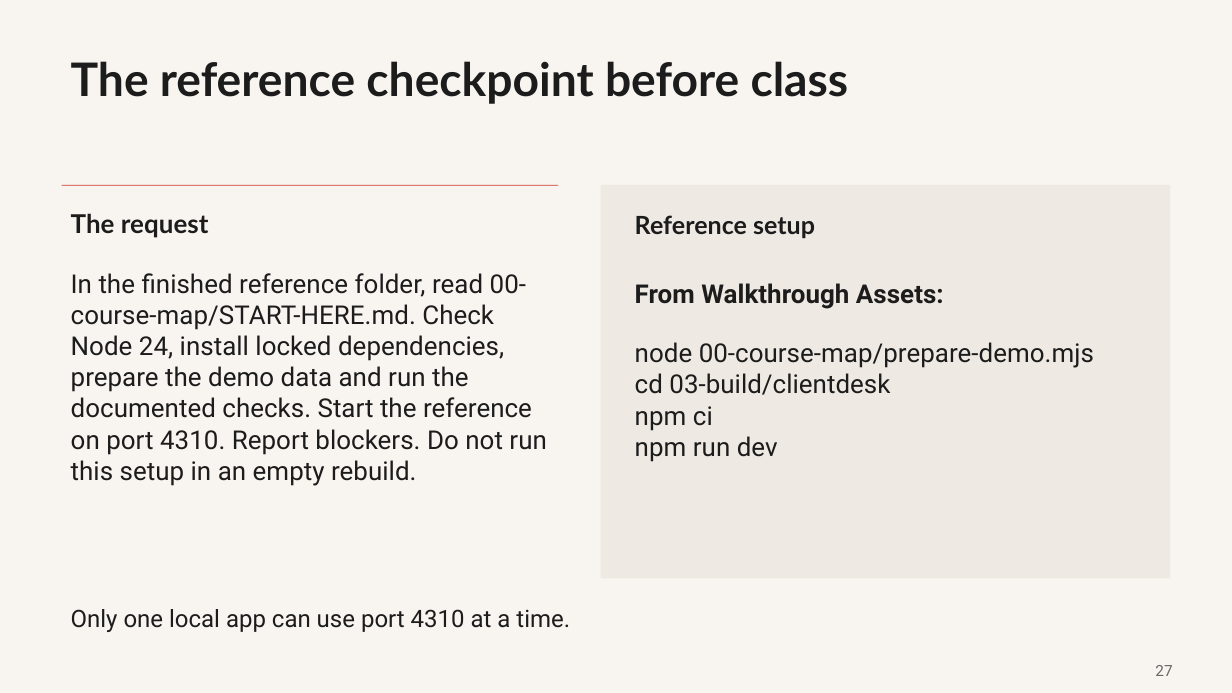
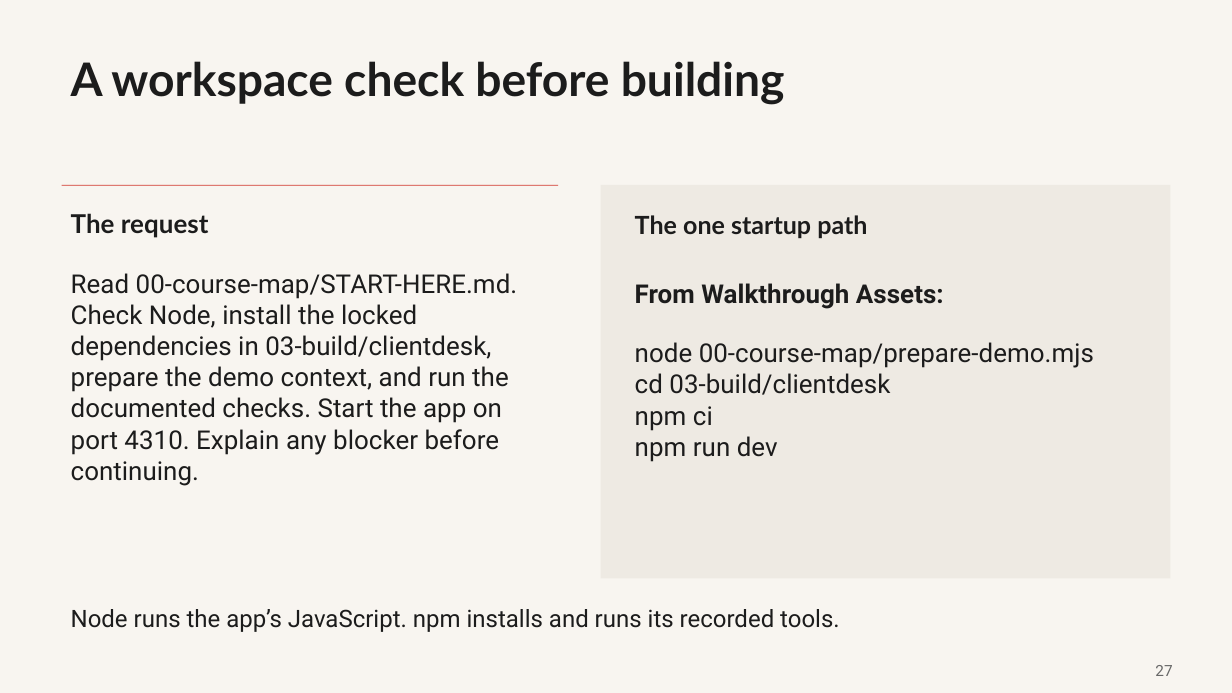
Before and after one commit to promptadvisers/claude-code-next-steps, a slide deck: slide 27 of slides/ClientDesk_Course_End_to_End.pptx. Drawn at 1232x693 pixels with LibreOffice and Linux fonts; fonts in the diff are those of the drawing. Boxes give left, top, right and bottom in pixels: in the first picture for what was removed or moved away, otherwise in the second. Text is boxed around its words. In the diff, an @@ line names an element or a change of style, - is before the commit and + after.

```diff
--- a/slides/ClientDesk_Course_End_to_End.pptx
+++ b/slides/ClientDesk_Course_End_to_End.pptx
@@ text at box(71, 61, 785, 105): text changed @@
-The reference checkpoint before class
+A workspace check before building
@@ text at box(635, 215, 867, 238): text changed @@
-Reference setup
+The one startup path
@@ text at box(71, 273, 518, 486): text changed @@
-In the finished reference folder, read 00-course-map/START-HERE.md. Check Node 24, install locked dependencies, prepare the demo data and run the documented checks. Start the reference on port 4310. Report blockers. Do not run this setup in an empty rebuild.
+Read 00-course-map/START-HERE.md. Check Node, install the locked dependencies in 03-build/clientdesk, prepare the demo context, and run the documented checks. Start the app on port 4310. Explain any blocker before continuing.
@@ text at box(71, 609, 840, 632): text changed @@
-Only one local app can use port 4310 at a time.
+Node runs the app’s JavaScript. npm installs and runs its recorded tools.
```
Also in this commit, not shown: 11 other slides changed, 3 other files.
